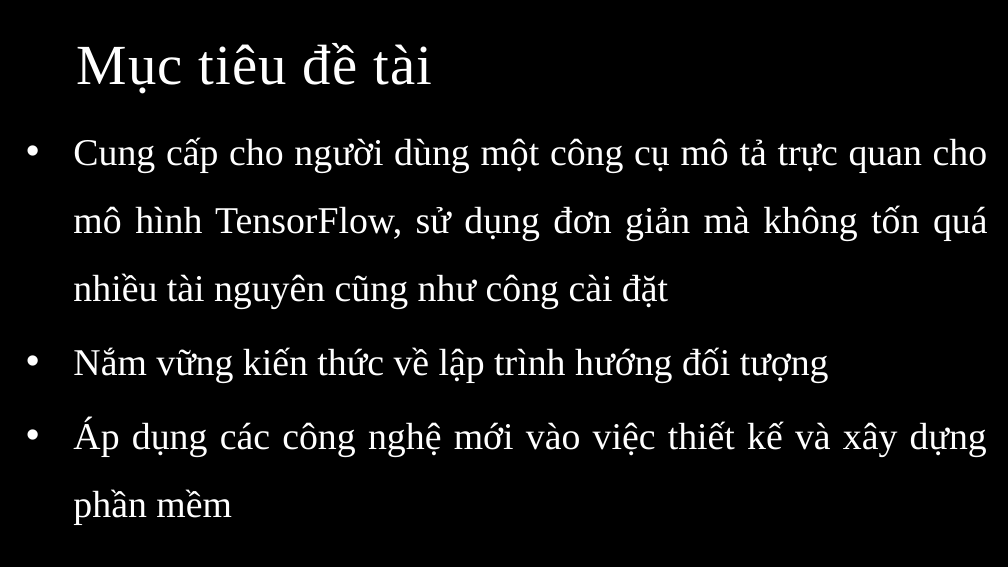
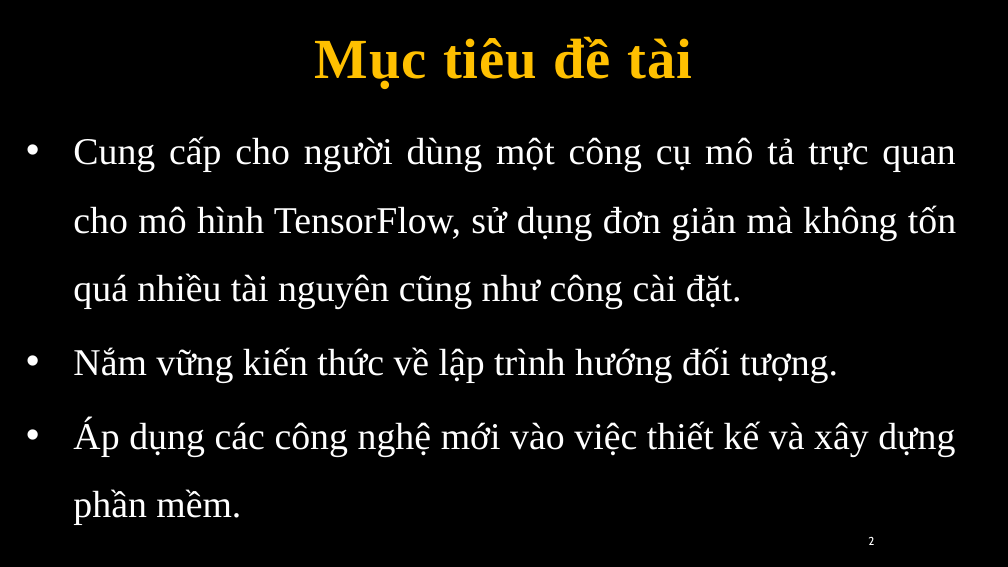
Before and after one commit to hqhoangvuong/DoAn1_CNTT, a slide deck: slide 3 of BaoCao.pptx (slide 4 before the commit). Drawn at 1008x567 pixels with LibreOffice and Linux fonts; fonts in the diff are those of the drawing; background and template pictures are left out. Boxes give left, top, right and bottom in pixels: in the first picture for what was removed or moved away, otherwise in the second. Text is boxed around its words. In the diff, an @@ line names an element or a change of style, - is before the commit and + after.

```diff
--- a/BaoCao.pptx
+++ b/BaoCao.pptx
@@ title "Mục tiêu đề tài": place and size @@
-title "Mục tiêu đề tài" at box(77, 43, 433, 94)
+title "Mục tiêu đề tài" at box(315, 36, 692, 89)
@@ title "Mục tiêu đề tài" at box(315, 36, 692, 89): text colour #FFFFFF to #FFC000, bold on; alignment left to centre @@
@@ text at box(73, 136, 956, 525): text changed @@
-• Cung cấp cho người dùng một công cụ mô tả trực quan cho mô hình TensorFlow, sử dụng đơn giản mà không tốn quá nhiều tài nguyên cũng như công cài đặt
-• Nắm vững kiến thức về lập trình hướng đối tượng
-• Áp dụng các công nghệ mới vào việc thiết kế và xây dựng phần mềm
+• Cung cấp cho người dùng một công cụ mô tả trực quan cho mô hình TensorFlow, sử dụng đơn giản mà không tốn quá nhiều tài nguyên cũng như công cài đặt.
+• Nắm vững kiến thức về lập trình hướng đối tượng.
+• Áp dụng các công nghệ mới vào việc thiết kế và xây dựng phần mềm.
@@ page number added at box(868, 537, 874, 545), 11 pt, text #FFFFFF @@
+2
```
Also in this commit, not shown: 14 other slides changed, 8 slides removed, 4 other files.
